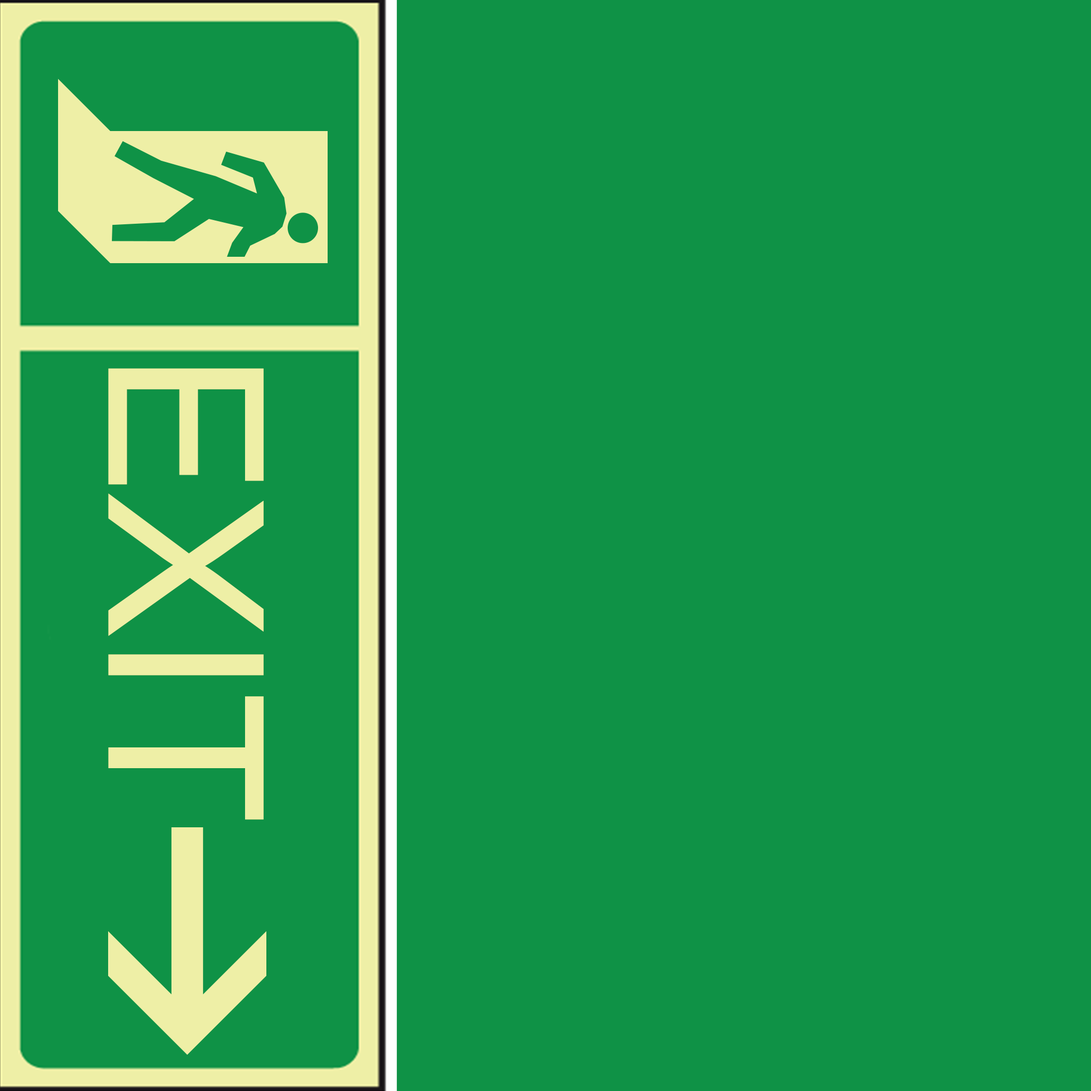
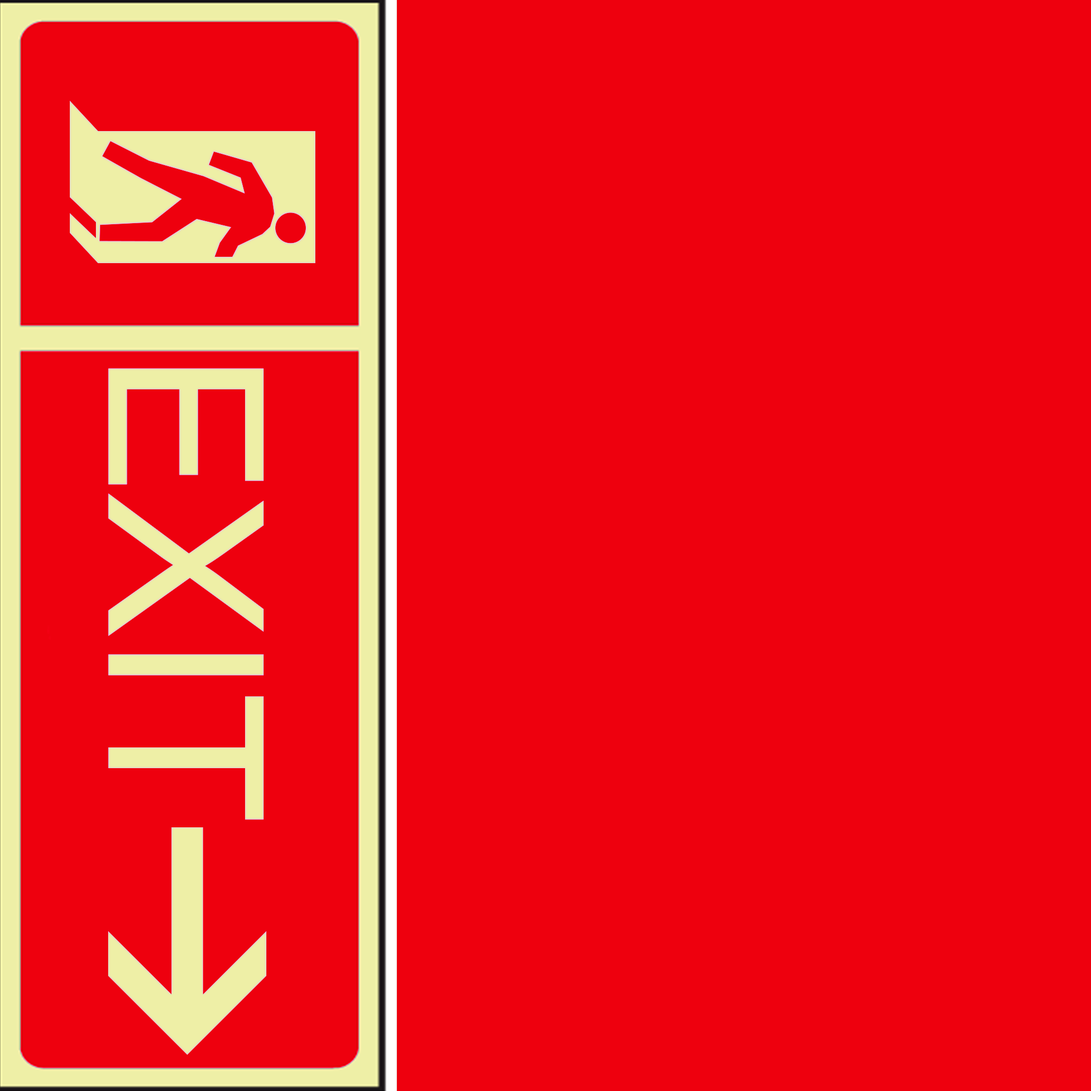
Two versions of the same layered image (w=1091, h=1091). Layer-by-layer changes:
added layer "Rectangle 2" above "Shape 2" over (58, 186, 96, 239)
painted on "Shape 2" over (99, 141, 319, 257)
painted on "Rectangle 1" over (58, 78, 328, 264)
painted on "Shape 1" over (116, 940, 172, 996)
